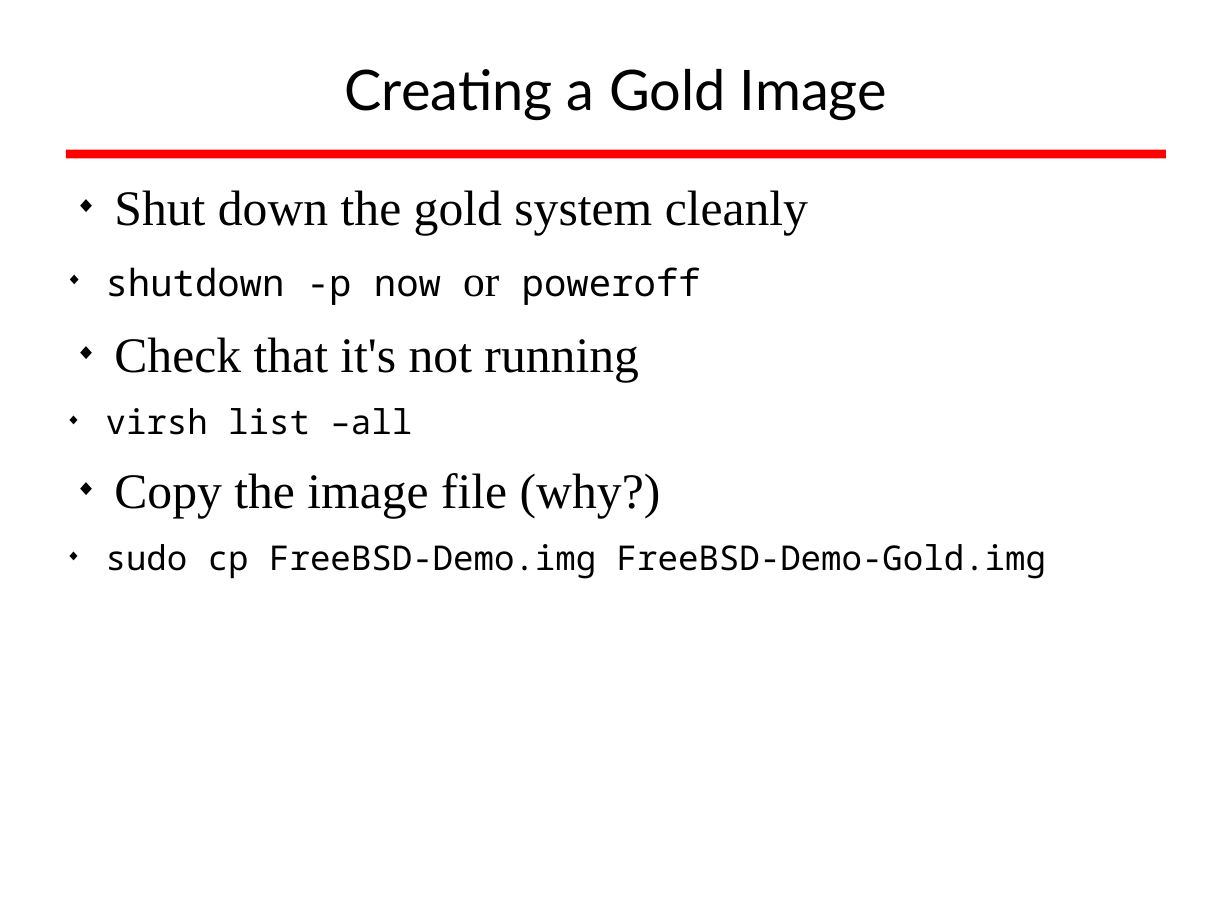
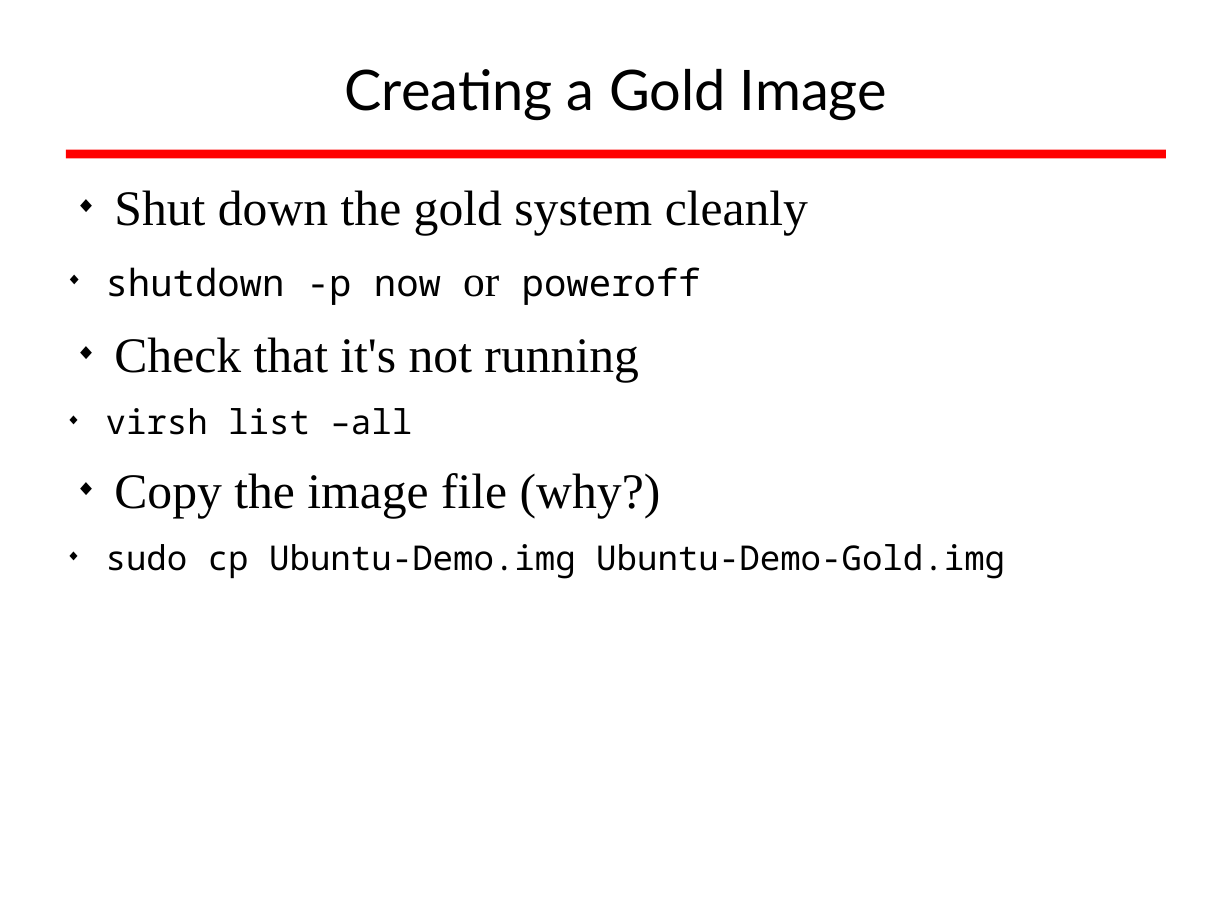
Before and after one commit to afnog/afnog.github.io, a slide deck: slide 10 of sse/virtualization/afnog_2015_virtualization_kvm_cw.odp. Drawn at 1232x924 pixels with LibreOffice and Linux fonts; fonts in the diff are those of the drawing; background and template pictures are left out. Boxes give left, top, right and bottom in pixels: in the first picture for what was removed or moved away, otherwise in the second. Text is boxed around its words. In the diff, an @@ line names an element or a change of style, - is before the commit and + after.

```diff
--- a/sse/virtualization/afnog_2015_virtualization_kvm_cw.odp
+++ b/sse/virtualization/afnog_2015_virtualization_kvm_cw.odp
@@ text at (106,544,1005,579): text changed @@
-  ◆ sudo cp FreeBSD-Demo.img FreeBSD-Demo-Gold.img
+  ◆ sudo cp Ubuntu-Demo.img Ubuntu-Demo-Gold.img
```
Also in this commit, not shown: 4 other slides changed.
